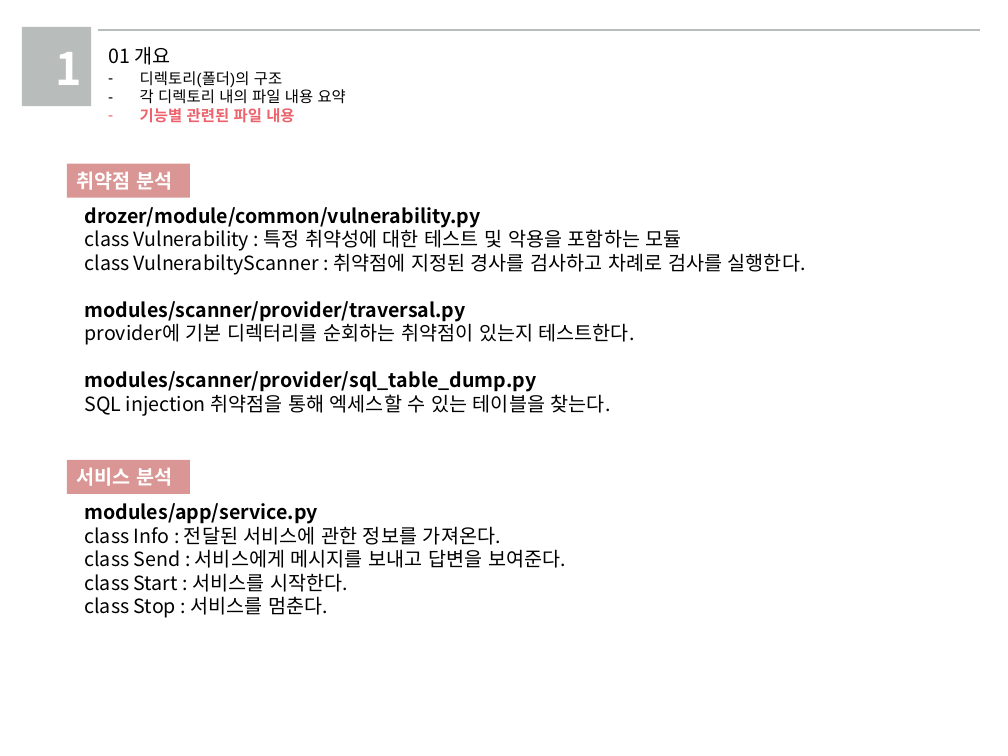
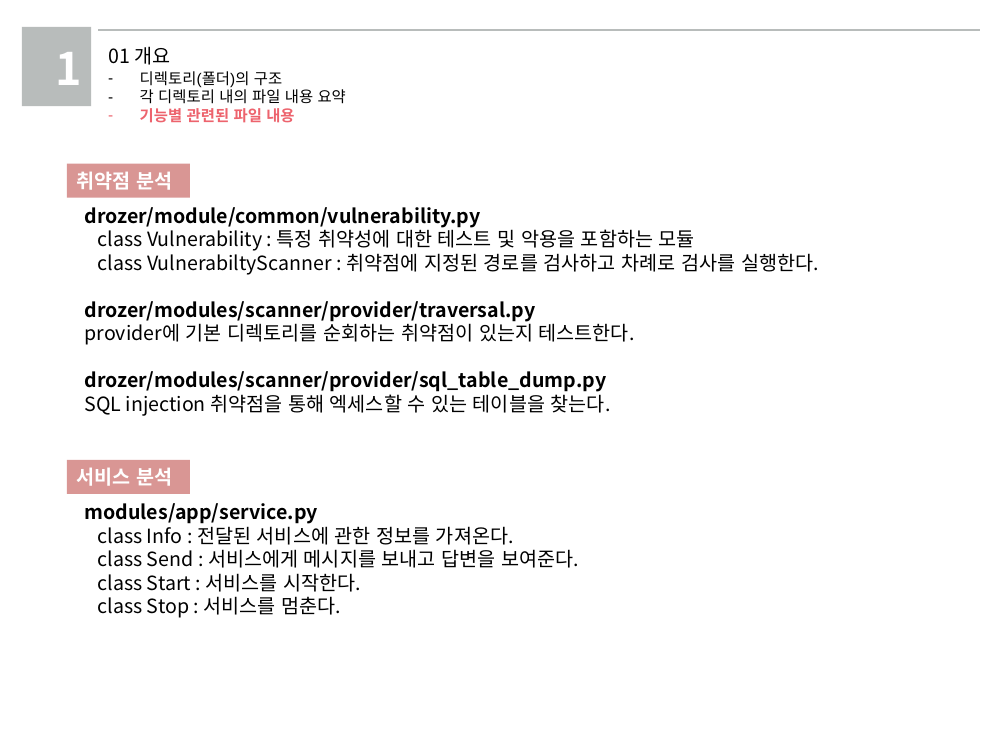
Before and after one commit to swB7/drozer-1, a slide deck: slide 15 of 7조_팀프로젝트_기능분석발표.pptx. Drawn at 1008x756 pixels with LibreOffice and Linux fonts; fonts in the diff are those of the drawing; background and template pictures are left out. Boxes give left, top, right and bottom in pixels: in the first picture for what was removed or moved away, otherwise in the second. Text is boxed around its words. In the diff, an @@ line names an element or a change of style, - is before the commit and + after.

```diff
--- a/7조_팀프로젝트_기능분석발표.pptx
+++ b/7조_팀프로젝트_기능분석발표.pptx
@@ text at box(84, 249, 819, 392): text changed; bold on @@
-class VulnerabiltyScanner : 취약점에 지정된 경사를 검사하고 차례로 검사를 실행한다.
-modules/scanner/provider/traversal.py
-provider에 기본 디렉터리를 순회하는 취약점이 있는지 테스트한다.
-modules/scanner/provider/sql_table_dump.py
+class VulnerabiltyScanner : 취약점에 지정된 경로를 검사하고 차례로 검사를 실행한다.
+drozer/modules/scanner/provider/traversal.py
+provider에 기본 디렉토리를 순회하는 취약점이 있는지 테스트한다.
+drozer/modules/scanner/provider/sql_table_dump.py
@@ text "modules/app/service.py" rewrapped from box(84, 503, 566, 618) to box(84, 503, 579, 618) @@
```
Also in this commit, not shown: 6 other slides changed, 1 slide added.
